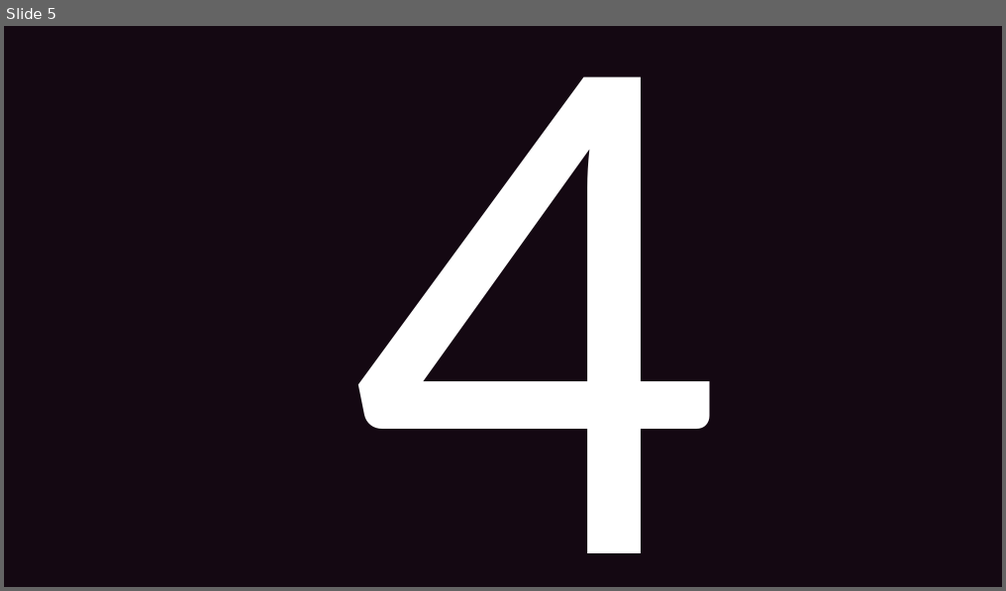
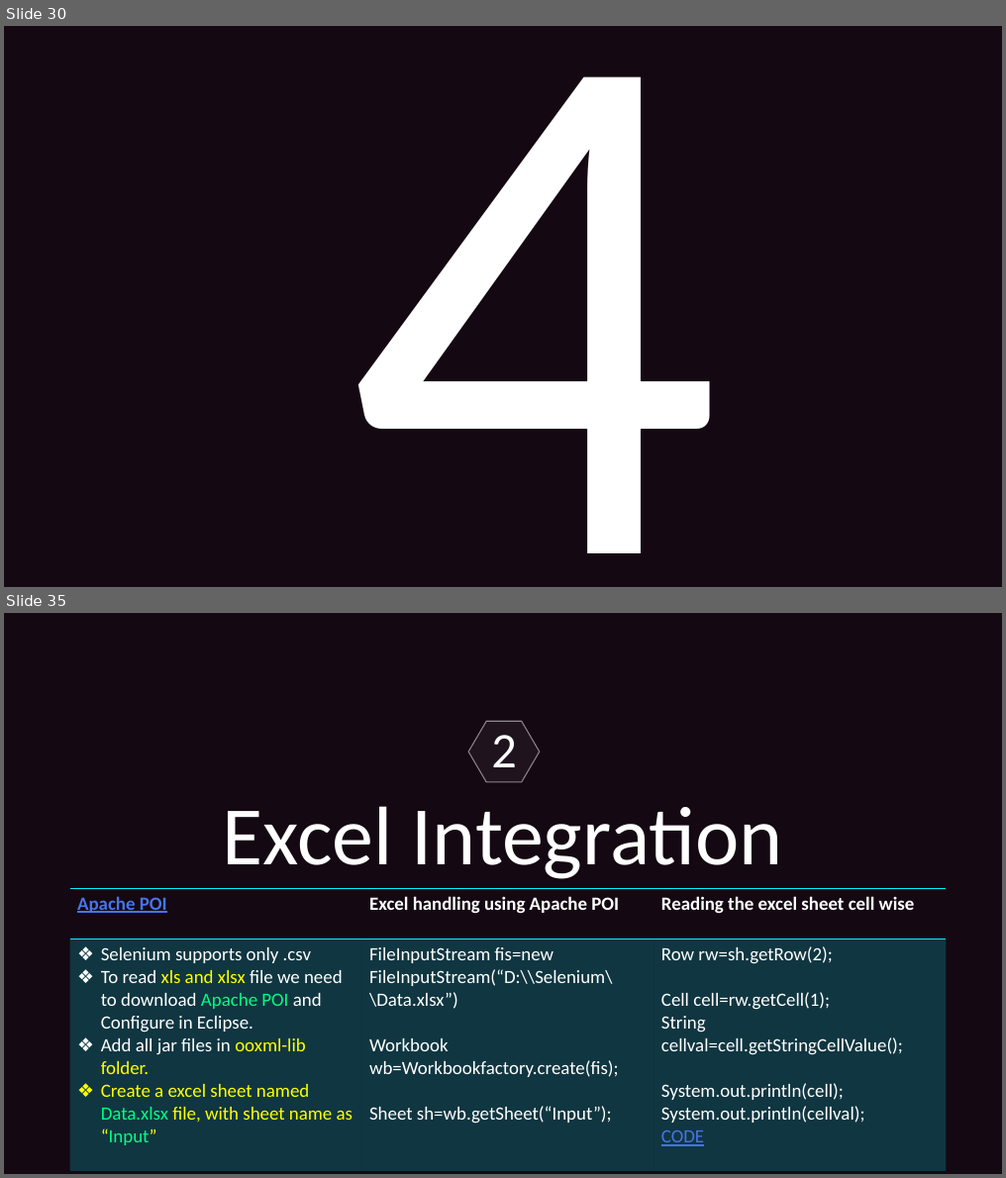
Before and after one commit to Ajin007/IRC_Docs, a slide deck: Students PPT.pptx. Shown one above the other, each under a label of ours: slide 5 before the commit, slides 30 and 35 after it; the slides between them are not shown. The pictures are 1006x591 and 1006x1178 pixels, drawn with LibreOffice and Linux fonts; fonts in the diff are those of the drawing. Boxes give left, top, right and bottom in pixels: in the first picture for what was removed or moved away, otherwise in the second. Text is boxed around its words. In the diff, an @@ line names an element or a change of style, - is before the commit and + after.

```diff
--- a/Students PPT.pptx
+++ b/Students PPT.pptx
@@ slide 35 added at (x1=4, y1=613, x2=1002, y2=1174), background #140812 @@
@@ hexagon added at (x1=469, y1=721, x2=540, y2=782), fill #FFFFFF at 5% opacity, outline #FFFFFF 1 pt @@
@@ text added at (x1=491, y1=735, x2=516, y2=767), 48 pt, text #FFFFFF @@
+2
@@ text added at (x1=223, y1=806, x2=783, y2=879), 80 pt, text #FFFFFF @@
+Excel Integration
@@ table added at (x1=70, y1=888, x2=945, y2=1174), 3 rows, 3 columns @@
+Apache POI | Excel handling using Apache POI | Reading the excel sheet cell wise
+Selenium supports only .csv / To read xls and xlsx file we need to download Apache POI and Configure in Eclipse. / Add all jar files in ooxml-lib folder. / Create a excel sheet named Data.xlsx file, with sheet name as “Input” | FileInputStream fis=new FileInputStream(“D:\\Selenium\\Data.xlsx”) / Workbook wb=Workbookfactory.create(fis); / Sheet sh=wb.getSheet(“Input”); | Row rw=sh.getRow(2); / Cell cell=rw.getCell(1); / String cellval=cell.getStringCellValue(); / System.out.println(cell); / System.out.println(cellval); / CODE
+ |  | 
@@ what was slide 5 is now slide 30 @@
```
Also in this commit, not shown: 8 slides changed, 32 other slides added, 1 slide removed.
